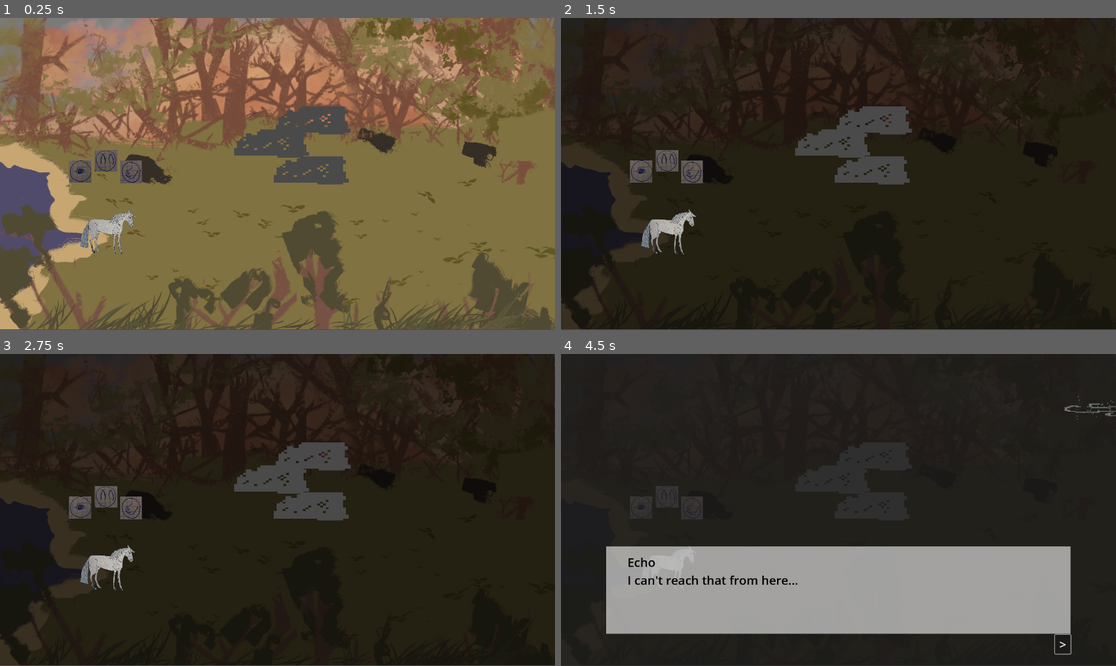
Above: before the commit, frames 1-4 (two rows, left to right).
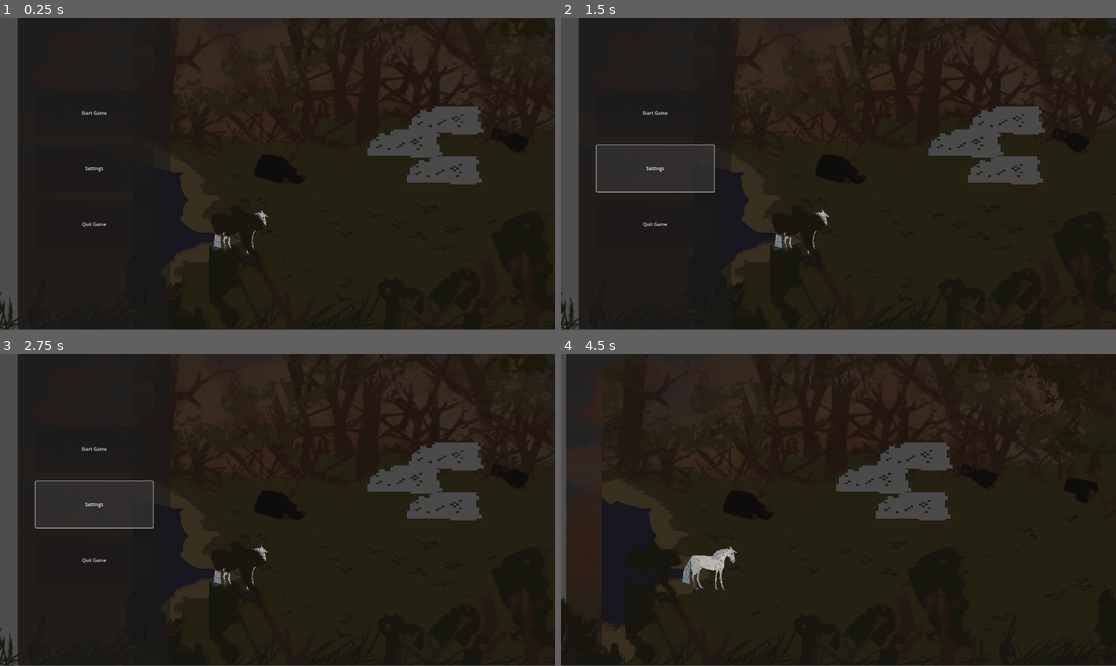
Above: after the commit, the same moments.

Repository: SartorialDragon/charger-escape-in-watercolor
Game: Godot game, scene res://environment_1.tscn
Two runs of this game, one before a commit and one after it. Both use one fixed random seed, a clock stepped at 60 frames per second and the inputs below.
Inputs (mouse positions are in pixels of both pictures, inside the frame that each line leads up to):
- Up to frame 1 (0.25 s): no input
- Up to frame 2 (1.5 s): click (638, 170) at 0.52 s; click (666, 161) at 1.27 s
- Up to frame 3 (2.75 s): click (94, 503) at 2 s, where only the run after the commit has a clickable "Settings"
- Up to frame 4 (4.5 s): click (694, 506) at 2.77 s; click (655, 447) at 3.5 s, where only the run after the commit has a clickable "Start Game"; click (1104, 410) at 4.27 s

The runs differ from the first frame. In frame 1, 99% of the frame differs, in the area x 0-100%, y 0-100%; in frame 2, 14%; in frame 3, 14%; in frame 4, 30%.

Commit message:
tutorial hint
and fiddling with the senses bug

Diff:
--- a/environment_1.gd
+++ b/environment_1.gd
@@ -15,6 +15,10 @@
 
 # this means it has been clicked
 var clues_interacted = {
+	"Echo" : false,
+	"Sight" : false,
+	"Hearing" : false,
+	"Smell" : false,
 	"RockCluster" : false,
 	"StallionScent" : false,
 	"RockSlide" : false,
@@ -25,7 +29,17 @@
 func _ready():
 	Global.player_start_position = Vector2(400, 750)
 	Global.sense_mode_changed.connect(sense_change)
-	_on_see_button_pressed()
+	Global.game_started.connect(start_game)
+	_on_hear_button_pressed()
+
+func start_game():
+	for n in 90:
+			$Camera2D.position.x += 8
+			await get_tree().create_timer(0.00000001).timeout
+	await get_tree().create_timer(3).timeout
+	if not Global.clues_interacted["Echo"]:
+		Global.hint_needed.emit("Echo")
+
 
 
 func _on_rock_cluster_0_pressed() -> void:
@@ -173,14 +187,10 @@
 
 	# this should go somewhere different
 	if clues_interacted["StallionScent"] and not clues_discovered["RockSlide"]:
-		print("true")
 		%RockslideAnimationPlayer.play("rockslide")
 		$SFXAudio.stream = load("res://Assets/freesound_community-stones-falling-6375.mp3")
 		$SFXAudio.play()
 		%RockSlide.add_to_group("on_screen")
-		#clues_discovered["RockSlide"] = true
-	else:
-		print(clues_discovered)
 	update_sense()
 
 
@@ -214,7 +224,7 @@
 
 func normalize_music():
 	$MusicAudio.volume_db = 0.0
-	$MusicAudio.pitch_scale = 0.0
+	$MusicAudio.pitch_scale = 1.0
 
 
 func show_scents():
@@ -255,3 +265,18 @@
 	for n in clues_on_screen:
 		if clues_discovered[n.name]:
 			n.show()
+
+
+
+func _on_player_horse_input_event(viewport: Node, event: InputEvent, shape_idx: int) -> void:
+	print("input")
+	if event.is_action_pressed("click"):
+		print("click")
+		$Senses.show()
+		await get_tree().create_timer(3).timeout
+		$Senses.hide()
+
+
+
+func _on_player_horse_mouse_entered() -> void:
+	print("hello")
--- a/environment_1.tscn
+++ b/environment_1.tscn
@@ -5,13 +5,13 @@
 [ext_resource type="Texture2D" uid="uid://ckt1x5c3g3nn7" path="res://Assets/IMG_3672.png" id="2_mwlxs"]
 [ext_resource type="Texture2D" uid="uid://brb7nhqq51fgh" path="res://Assets/rock_cluster.png" id="3_s87xn"]
 [ext_resource type="Texture2D" uid="uid://c173qin6yfijo" path="res://Assets/IMG_3670.png" id="4_6j7cg"]
-[ext_resource type="Texture2D" uid="uid://pyvajgc2hjvh" path="res://Assets/wind.png" id="4_mwlxs"]
 [ext_resource type="PackedScene" uid="uid://bx4kno5rtneh6" path="res://player_horse.tscn" id="4_sc4lb"]
 [ext_resource type="Script" uid="uid://ctnibtcpfhid7" path="res://dialogue_ui.gd" id="5_ebayx"]
 [ext_resource type="Texture2D" uid="uid://bjktmwaflxqki" path="res://Assets/IMG_3663.png" id="8_6j7cg"]
 [ext_resource type="Texture2D" uid="uid://bdj4st4gn8t52" path="res://Assets/New Piskel-8.png.png" id="8_awyal"]
 [ext_resource type="Texture2D" uid="uid://dwwo7t5ndlfug" path="res://Assets/rock0.png" id="9_pl4m5"]
 [ext_resource type="AudioStream" uid="uid://djehgq1gc2bv8" path="res://Assets/placeholder_ost.mp3" id="11_xjqet"]
+[ext_resource type="PackedScene" uid="uid://bgoef03blq4l2" path="res://main_menu.tscn" id="14_2dglh"]
 [ext_resource type="AudioStream" uid="uid://cjwn6xxe34xxq" path="res://Assets/freesound_community-rock-destroy-6409.mp3" id="14_bs3hf"]
 
 [sub_resource type="Animation" id="Animation_pl4m5"]
@@ -353,7 +353,6 @@
 offset_right = 4415.9766
 offset_bottom = 646.21765
 scale = Vector2(1.1953125, 1.6171875)
-texture_normal = ExtResource("4_mwlxs")
 ignore_texture_size = true
 stretch_mode = 0
 
@@ -421,7 +420,7 @@
 stretch_mode = 2
 
 [node name="Camera2D" type="Camera2D" parent="."]
-position = Vector2(958, 542)
+position = Vector2(300, 542)
 
 [node name="ClueDialogue" type="CanvasLayer" parent="."]
 visible = false
@@ -511,6 +510,7 @@
 
 [node name="MusicAudio" type="AudioStreamPlayer" parent="."]
 stream = ExtResource("11_xjqet")
+autoplay = true
 bus = &"Music"
 parameters/looping = true
 
@@ -518,9 +518,16 @@
 stream = ExtResource("14_bs3hf")
 bus = &"Music"
 
+[node name="MainMenu" parent="." instance=ExtResource("14_2dglh")]
+layout_mode = 1
+offset_left = -600.0
+offset_right = -600.0
+
 [connection signal="pressed" from="BackgroundLayers/Parallax2D2/RockCluster0" to="." method="_on_rock_cluster_0_pressed"]
 [connection signal="pressed" from="BackgroundLayers/Parallax2D2/RockCluster1" to="." method="_on_rock_cluster_1_pressed"]
 [connection signal="pressed" from="BackgroundLayers/Parallax2D2/RockCluster2" to="." method="_on_rock_cluster_2_pressed"]
+[connection signal="input_event" from="BackgroundLayers/Parallax2D2/PlayerHorse" to="." method="_on_player_horse_input_event"]
+[connection signal="mouse_entered" from="BackgroundLayers/Parallax2D2/PlayerHorse" to="." method="_on_player_horse_mouse_entered"]
 [connection signal="pressed" from="StallionScent" to="." method="_on_scent_pressed"]
 [connection signal="pressed" from="RockSlide" to="." method="_on_rock_slide_pressed"]
 [connection signal="pressed" from="ClueDialogue/Panel/DialoguePanel/HBoxContainer/AdvanceDialogueButton" to="ClueDialogue" method="_on_advance_dialogue_button_pressed"]
--- a/environment_2.gd
+++ b/environment_2.gd
@@ -156,7 +156,6 @@
 					%Bucket.texture_normal = load("res://Assets/Bucket Empty.png")
 					particle.emitting = false
 					clues_interacted[tree.name] = true
-					print(clues_interacted)
 					clues_interacted["Smoldering"] = true
 					for n in 4:
 						if clues_interacted["Tree"+str(n)] == false:
--- a/global.gd
+++ b/global.gd
@@ -1,10 +1,13 @@
 extends Node
 
-
+signal game_started
 signal visit_clue
 signal arrived
+signal sense_mode_changed
 
-signal sense_mode_changed
+signal hint_needed
+signal hint_done
+
 
 var current_state: State
 var player_start_position: Vector2 = Vector2(200,200)
@@ -13,7 +16,7 @@
 
 
 enum senses {SEE, HEAR, SMELL}
-var current_sense: senses = senses.SEE
+var current_sense: senses = senses.HEAR
 
 
 # these have been moved to the environment script for environment1, they don't actually need to be global, but only for the current environment's scene.
@@ -36,4 +39,8 @@
 	"Interactable 3" : false,
 	"Interactable 4" : false,
 	"Interactable 5" : false,
+	"Echo" : false,
+	"Sight" : false,
+	"Hearing" : false,
+	"Scent" : false,
 }
--- /dev/null
+++ b/main_menu.gd
@@ -0,0 +1,16 @@
+extends Control
+
+
+
+func _on_start_button_pressed() -> void:
+	Global.game_started.emit()
+	hide()
+
+
+
+func _on_settings_button_pressed() -> void:
+	pass # Replace with function body.
+
+
+func _on_quit_button_pressed() -> void:
+	pass # Replace with function body.
--- /dev/null
+++ b/main_menu.tscn
@@ -0,0 +1,58 @@
+[gd_scene load_steps=2 format=3 uid="uid://bgoef03blq4l2"]
+
+[ext_resource type="Script" uid="uid://do3nymdwycve3" path="res://main_menu.gd" id="1_06t4h"]
+
+[node name="MainMenu" type="Control"]
+layout_mode = 3
+anchors_preset = 15
+anchor_right = 1.0
+anchor_bottom = 1.0
+grow_horizontal = 2
+grow_vertical = 2
+script = ExtResource("1_06t4h")
+
+[node name="Panel" type="Panel" parent="."]
+layout_mode = 0
+offset_right = 529.0
+offset_bottom = 1078.0
+
+[node name="VBoxContainer" type="VBoxContainer" parent="Panel"]
+layout_mode = 1
+anchors_preset = 15
+anchor_right = 1.0
+anchor_bottom = 1.0
+offset_left = 63.0
+offset_top = 58.0
+offset_right = -59.0
+offset_bottom = -89.0
+grow_horizontal = 2
+grow_vertical = 2
+theme_override_constants/separation = 32
+alignment = 1
+
+[node name="Control" type="Control" parent="Panel/VBoxContainer"]
+layout_mode = 2
+size_flags_vertical = 3
+
+[node name="StartButton" type="Button" parent="Panel/VBoxContainer"]
+layout_mode = 2
+size_flags_vertical = 3
+text = "Start Game"
+
+[node name="SettingsButton" type="Button" parent="Panel/VBoxContainer"]
+layout_mode = 2
+size_flags_vertical = 3
+text = "Settings"
+
+[node name="QuitButton" type="Button" parent="Panel/VBoxContainer"]
+layout_mode = 2
+size_flags_vertical = 3
+text = "Quit Game"
+
+[node name="Control2" type="Control" parent="Panel/VBoxContainer"]
+layout_mode = 2
+size_flags_vertical = 3
+
+[connection signal="pressed" from="Panel/VBoxContainer/StartButton" to="." method="_on_start_button_pressed"]
+[connection signal="pressed" from="Panel/VBoxContainer/SettingsButton" to="." method="_on_settings_button_pressed"]
+[connection signal="pressed" from="Panel/VBoxContainer/QuitButton" to="." method="_on_quit_button_pressed"]
--- a/player_horse.gd
+++ b/player_horse.gd
@@ -7,12 +7,29 @@
 
 func _ready():
 	Global.visit_clue.connect(move_to)
+	Global.hint_needed.connect(give_hint)
+	Global.hint_done.connect(hide_hint)
 	await get_tree().create_timer(0.01).timeout # this could use refactoring, without timer the variable is not set right yet
 	position = Global.player_start_position
 	click_position = position
 
+
 func _physics_process(delta: float) -> void:
 	change_position()
+
+
+func give_hint(pos):
+	match pos:
+		"Echo":
+			$HintParticles.position = Vector2(-13, -11)
+		_:
+			$HintParticles.position = Vector2(0, 0)
+	$HintParticles.emitting = true
+
+
+func hide_hint(pos):
+	Global.clues_discovered[pos] = true
+	$HintParticles.emitting = false
 
 
 func move_to(pos):
@@ -33,6 +50,19 @@
 		velocity = Vector2(0, 0)
 
 
+func _input(event: InputEvent) -> void:
+	if event.is_action_pressed("test"):
+		test()
+
+
+func test():
+	print("clicktest")
+	$Senses.show()
+	await get_tree().create_timer(3).timeout
+	$Senses.hide()
+
+
+
 func _on_area_2d_input_event(viewport: Node, event: InputEvent, shape_idx: int) -> void:
 	if event.is_action_pressed("click"):
 		print("click")
--- a/player_horse.tscn
+++ b/player_horse.tscn
@@ -18,6 +18,7 @@
 [ext_resource type="Texture2D" uid="uid://ef3een5me8hx" path="res://ArtAssets/IMG_1397.png" id="13_yvvyo"]
 [ext_resource type="Texture2D" uid="uid://biecdcgdbj2vl" path="res://ArtAssets/IMG_1398.png" id="14_1llnb"]
 [ext_resource type="PackedScene" uid="uid://bpsr46ju4is3u" path="res://senses.tscn" id="16_1r8bo"]
+[ext_resource type="Texture2D" uid="uid://bdj4st4gn8t52" path="res://Assets/New Piskel-8.png.png" id="19_udm22"]
 
 [sub_resource type="RectangleShape2D" id="RectangleShape2D_1r8bo"]
 size = Vector2(103, 82)
@@ -212,6 +213,10 @@
 radius = 497.60742
 height = 995.21484
 
+[sub_resource type="Curve" id="Curve_gym2r"]
+_data = [Vector2(0, 0.982325), 0.0, 0.0, 0, 0, Vector2(1, 0.18252885), 0.0, 0.0, 0, 0]
+point_count = 2
+
 [node name="PlayerHorse" type="CharacterBody2D"]
 scale = Vector2(1.9379834, 1.9379834)
 script = ExtResource("1_0078p")
@@ -247,7 +252,6 @@
 metadata/_custom_type_script = "uid://b0qr2cagvysf3"
 
 [node name="Senses" parent="." instance=ExtResource("16_1r8bo")]
-visible = true
 offset_left = -17.0
 offset_top = -102.0
 offset_right = -6.0
@@ -261,4 +265,27 @@
 position = Vector2(0, -79.972534)
 shape = SubResource("CapsuleShape2D_1r8bo")
 
+[node name="HintParticles" type="CPUParticles2D" parent="."]
+position = Vector2(-12.900006, -11.352006)
+scale = Vector2(0.99999994, 1)
+emitting = false
+amount = 100
+texture = ExtResource("19_udm22")
+speed_scale = 0.2
+explosiveness = 0.1
+local_coords = true
+emission_shape = 1
+emission_sphere_radius = 1.0
+spread = 180.0
+gravity = Vector2(0, 0)
+initial_velocity_min = 15.0
+initial_velocity_max = 40.0
+angle_min = -565.7
+angle_max = 360.0
+scale_amount_min = 0.3
+scale_amount_max = 0.3
+scale_amount_curve = SubResource("Curve_gym2r")
+color = Color(0.48000002, 0.5146667, 1, 1)
+
+[connection signal="mouse_entered" from="." to="." method="_on_mouse_entered"]
 [connection signal="input_event" from="Area2D" to="." method="_on_area_2d_input_event"]
--- a/project.godot
+++ b/project.godot
@@ -46,6 +46,26 @@
 , Object(InputEventKey,"resource_local_to_scene":false,"resource_name":"","device":-1,"window_id":0,"alt_pressed":false …(186 unchanged characters)…
 ]
 }
+sight={
+"deadzone": 0.2,
+"events": [Object(InputEventKey,"resource_local_to_scene":false,"resource_name":"","device":-1,"window_id":0,"alt_pressed":false,"shift_pressed":false,"ctrl_pressed":false,"meta_pressed":false,"pressed":false,"keycode":0,"physical_keycode":49,"key_label":0,"unicode":49,"location":0,"echo":false,"script":null)
+]
+}
+hearing={
+"deadzone": 0.2,
+"events": [Object(InputEventKey,"resource_local_to_scene":false,"resource_name":"","device":-1,"window_id":0,"alt_pressed":false,"shift_pressed":false,"ctrl_pressed":false,"meta_pressed":false,"pressed":false,"keycode":0,"physical_keycode":50,"key_label":0,"unicode":50,"location":0,"echo":false,"script":null)
+]
+}
+scent={
+"deadzone": 0.2,
+"events": [Object(InputEventKey,"resource_local_to_scene":false,"resource_name":"","device":-1,"window_id":0,"alt_pressed":false,"shift_pressed":false,"ctrl_pressed":false,"meta_pressed":false,"pressed":false,"keycode":0,"physical_keycode":51,"key_label":0,"unicode":51,"location":0,"echo":false,"script":null)
+]
+}
+test={
+"deadzone": 0.2,
+"events": [Object(InputEventKey,"resource_local_to_scene":false,"resource_name":"","device":-1,"window_id":0,"alt_pressed":false,"shift_pressed":false,"ctrl_pressed":false,"meta_pressed":false,"pressed":false,"keycode":0,"physical_keycode":66,"key_label":0,"unicode":98,"location":0,"echo":false,"script":null)
+]
+}
 
 [rendering]
 
--- a/senses.gd
+++ b/senses.gd
@@ -1,17 +1,31 @@
 extends Control
 
+
+func _input(event: InputEvent) -> void:
+	if event.is_action_pressed("sight"):
+		_on_look_pressed()
+	elif event.is_action_pressed("hearing"):
+		_on_hear_pressed()
+	elif event.is_action_pressed("scent"):
+		_on_smell_pressed()
 
 
 
 func _on_look_pressed() -> void:
 	Global.current_sense = Global.senses.SEE
+	Global.hint_done.emit("Echo")
+	Global.hint_done.emit("Sight")
 	Global.sense_mode_changed.emit()
 
 func _on_hear_pressed() -> void:
 	Global.current_sense = Global.senses.HEAR
+	Global.hint_done.emit("Echo")
+	Global.hint_done.emit("Hearing")
 	Global.sense_mode_changed.emit()
 
 
 func _on_smell_pressed() -> void:
 	Global.current_sense = Global.senses.SMELL
+	Global.hint_done.emit("Echo")
+	Global.hint_done.emit("Scent")
 	Global.sense_mode_changed.emit()
Not shown, added: main_menu.gd.uid
Not shown: 1 places in player_horse.tscn that only renumber resources
